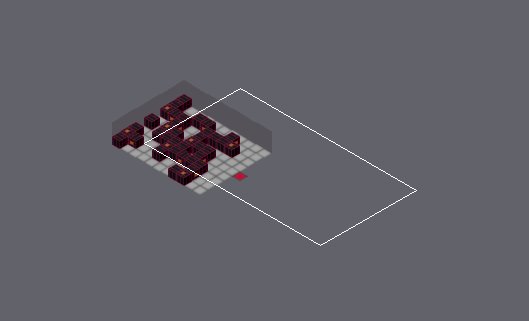
A Tiled map gets an edit: map/02_industria/FaseIndustria.tmx. Above: a wide view before the commit, with the close-up outlined.
Close-up. The starting point:
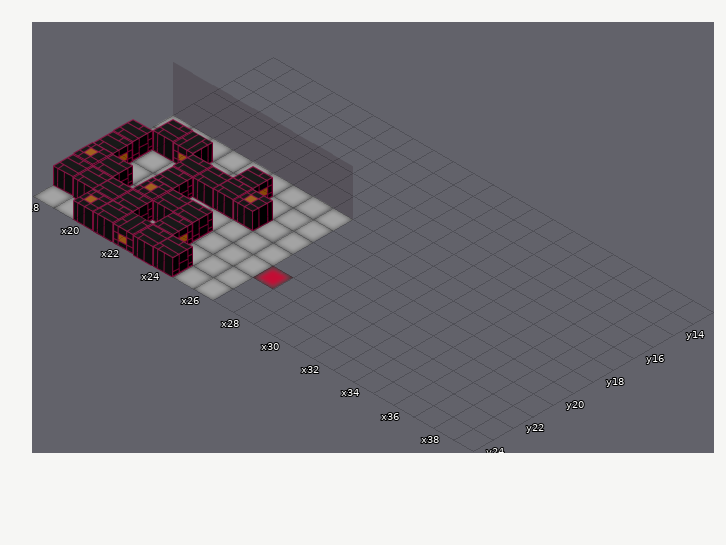
Cells are 262x152 px. Isometric: x runs down to the right, y down to the left. Shown: x 18..39, y 13..24. The commit also changed other parts of the map, which this record leaves out.
New version:
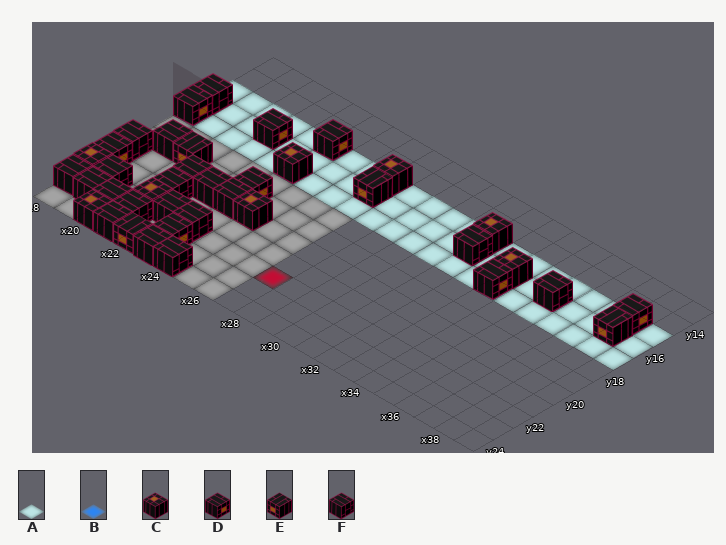
Key: from "tile_set_3": A 0, B 17; from "tile_set_4": C 28, D 29, E 30, F 31.
_ is an empty cell, . an unchanged one.
Tiles of an added or newly shown layer are drawn over the layers below it.
Change:
--- layer "t_piso_corredor" (now shown)
@@ x 18..39 @@
-15 ______________________
-16 ______________________
-17 ______________________
+15 AAAAABAABAAAABAAAAAABA
+16 BAABAAAABAAAABABABAABA
+17 BAAAABAAAAAAAAABAAAAAA
--- layer "t_objetos_corredor" (now shown)
@@ x 18..38 @@
-15 ....._.._...._......_
-16 _.._...._...._._._.._
-17 _...._........._.....
+15 .....D..C....C......D
+16 F..D....E....F.C.F..E
+17 D....C.........D.....
Pixel boxes of the changes (left, top, right, bottom) in both close-ups:
added: (173, 73, 673, 370)
